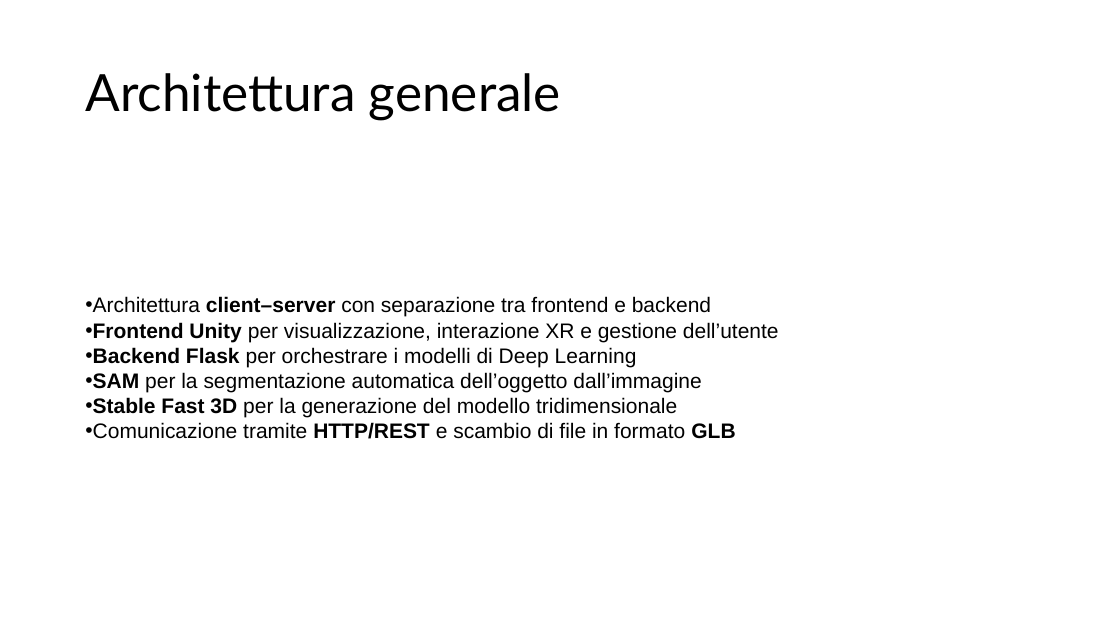
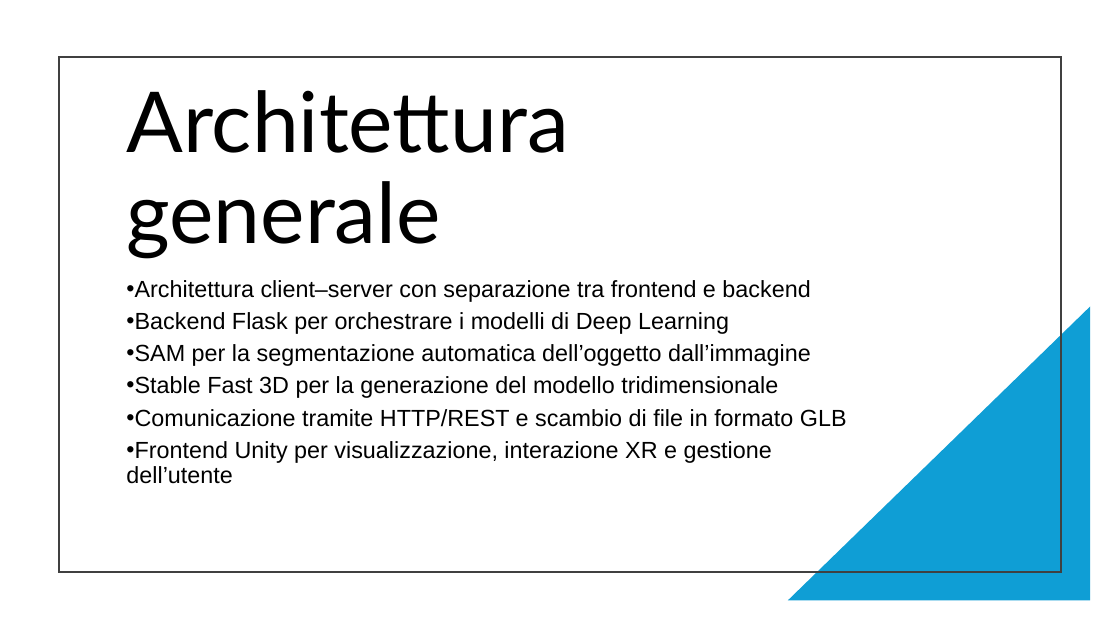
Before and after one commit to divitamarco/DigitalTwinSimulator, a slide deck: slide 3 of relazione/DigitalTwinSimulator.pptx (slide 4 before the commit). Drawn at 1120x630 pixels with LibreOffice and Linux fonts; fonts in the diff are those of the drawing. Boxes give left, top, right and bottom in pixels: in the first picture for what was removed or moved away, otherwise in the second. Text is boxed around its words. In the diff, an @@ line names an element or a change of style, - is before the commit and + after.

```diff
--- a/relazione/DigitalTwinSimulator.pptx
+++ b/relazione/DigitalTwinSimulator.pptx
@@ rectangle added at [59, 57, 1061, 572], outline #404040 1.5 pt @@
@@ title "Architettura generale": place and size @@
-title "Architettura generale" at [85, 73, 561, 120]
+title "Architettura generale" at [126, 90, 568, 259]
@@ title "Architettura generale" at [126, 90, 568, 259]: size 44 to 72 pt @@
@@ text "Architettura client–server con separazione tra ...": place and size @@
-text "Architettura client–server con separazione tra ..." at [85, 296, 779, 439]
+text "Architettura client–server con separazione tra ..." at [126, 280, 847, 484]
@@ text "Architettura client–server con separazione tra ..." at [126, 280, 847, 484]: vertical alignment middle to top @@
@@ text at [126, 280, 847, 427]: size 18 to 20 pt in "Architettura client–server con separazione tra frontend e ...", "Backend Flask per orchestrare i modelli di ...", "SAM per la segmentazione automatica dell’oggetto dall’immagi ...", "Stable Fast 3D per la generazione del ..." and 1 more places; bold off in "client–server", "Backend Flask", "SAM", "Stable Fast 3D" and 1 more places; line spacing 1 to 0.9; more space between paragraphs @@
@@ text at [93, 322, 779, 342]: paragraph removed @@
-• Frontend Unity per visualizzazione, interazione XR e gestione dell’utente
@@ right triangle added at [788, 307, 1091, 601], fill #0F9ED5 @@
@@ text at [126, 441, 772, 484]: paragraph added @@
+• Frontend Unity per visualizzazione, interazione XR e gestione dell’utente
```
Also in this commit, not shown: 8 other slides changed, 2 slides removed.
